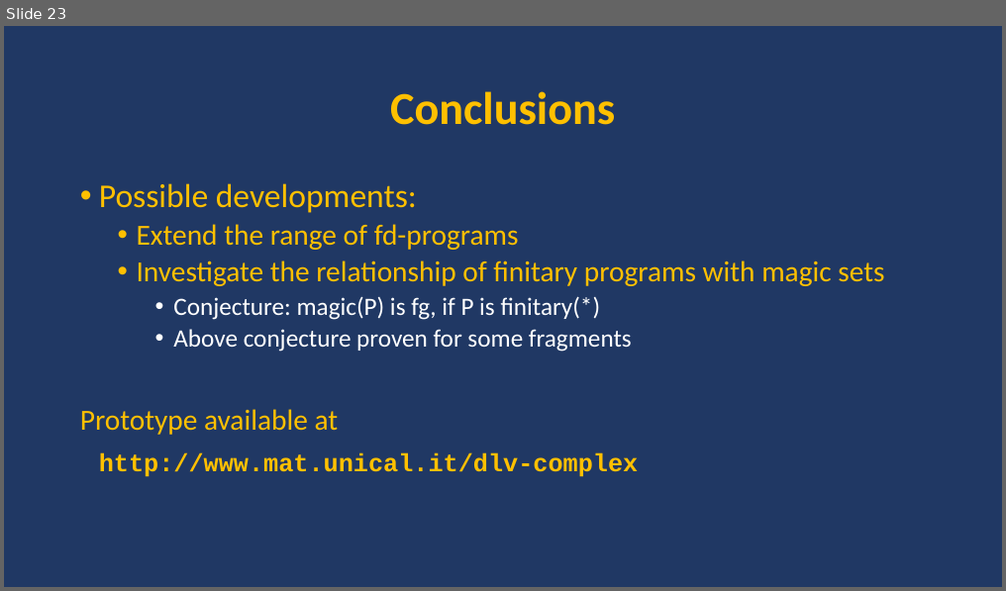
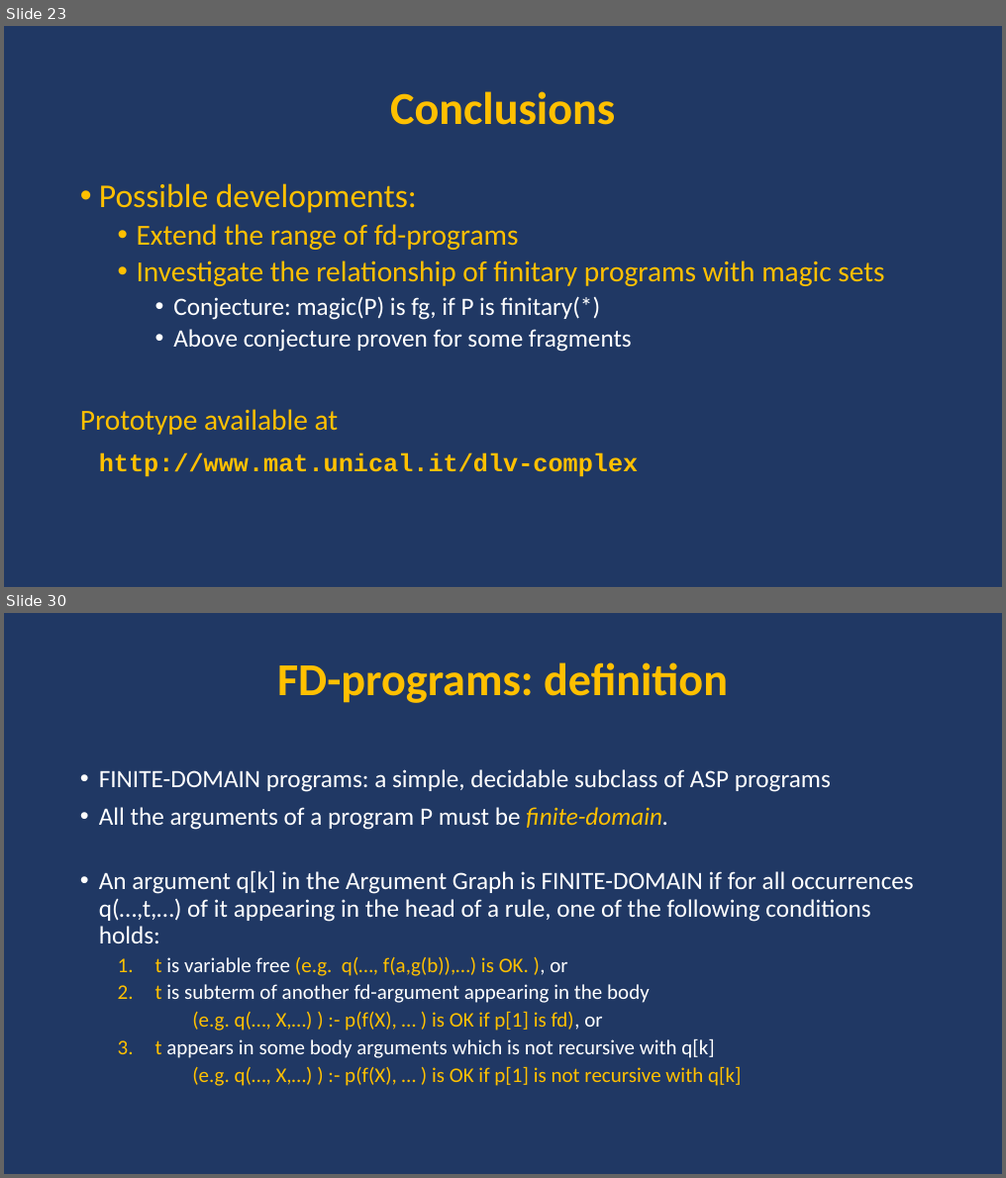
Before and after one commit to DeMaCS-UNICAL/functions_presentation_2018, a slide deck: presentation.pptx. Shown one above the other, each under a label of ours: slide 23 before the commit, slides 23 and 30 after it; the slides between them are not shown. The pictures are 1006x591 and 1006x1178 pixels, drawn with LibreOffice and Linux fonts; fonts in the diff are those of the drawing. Boxes give left, top, right and bottom in pixels: in the first picture for what was removed or moved away, otherwise in the second. Text is boxed around its words. In the diff, an @@ line names an element or a change of style, - is before the commit and + after.

```diff
--- a/presentation.pptx
+++ b/presentation.pptx
@@ slide 30 added at [4, 613, 1002, 1174], background #203864 @@
@@ title added at [277, 663, 728, 703], 44 pt, text #FFC000, bold @@
+FD-programs: definition
@@ text added at [99, 769, 914, 1086], 20 pt, text #FFFFFF @@
+• FINITE-DOMAIN programs: a simple, decidable subclass of ASP programs
+• All the arguments of a program P must be finite-domain.
+• An argument q[k] in the Argument Graph is FINITE-DOMAIN if for all occurrences q(…,t,…) of it appearing in the head of a rule, one of the following conditions holds:
+  1. t is variable free (e.g. q(…, f(a,g(b)),…) is OK. ), or
+  2. t is subterm of another fd-argument appearing in the body
+  (e.g. q(…, X,…) ) :- p(f(X), … ) is OK if p[1] is fd), or
+  1. t appears in some body arguments which is not recursive with q[k]
+  (e.g. q(…, X,…) ) :- p(f(X), … ) is OK if p[1] is not recursive with q[k]
```
Also in this commit, not shown: 20 other slides added.
